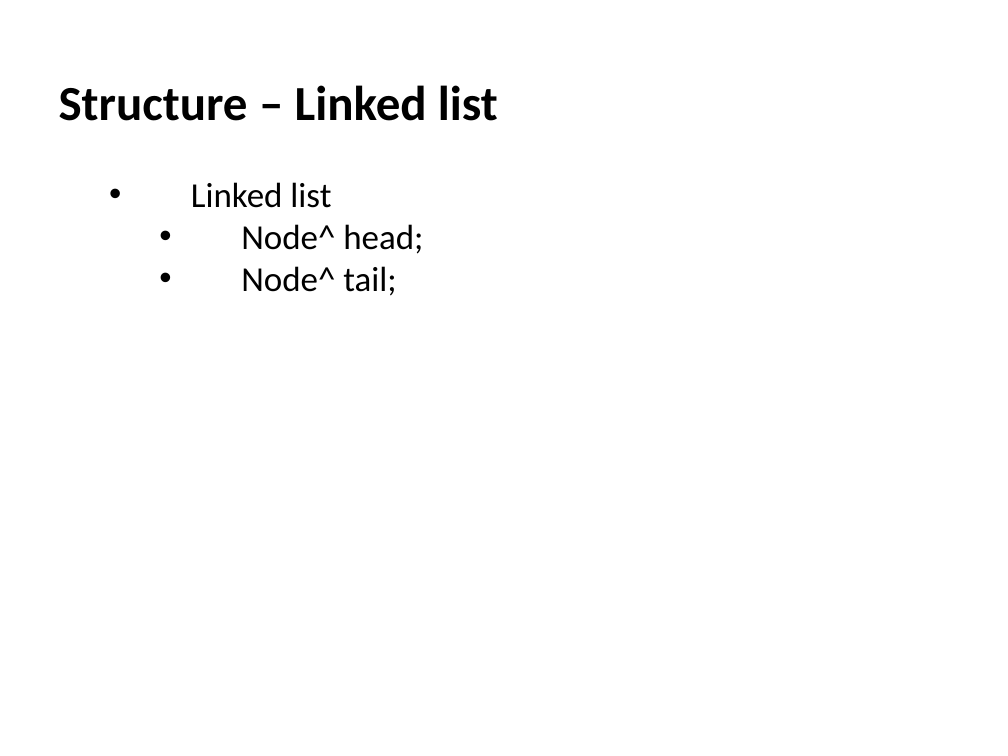
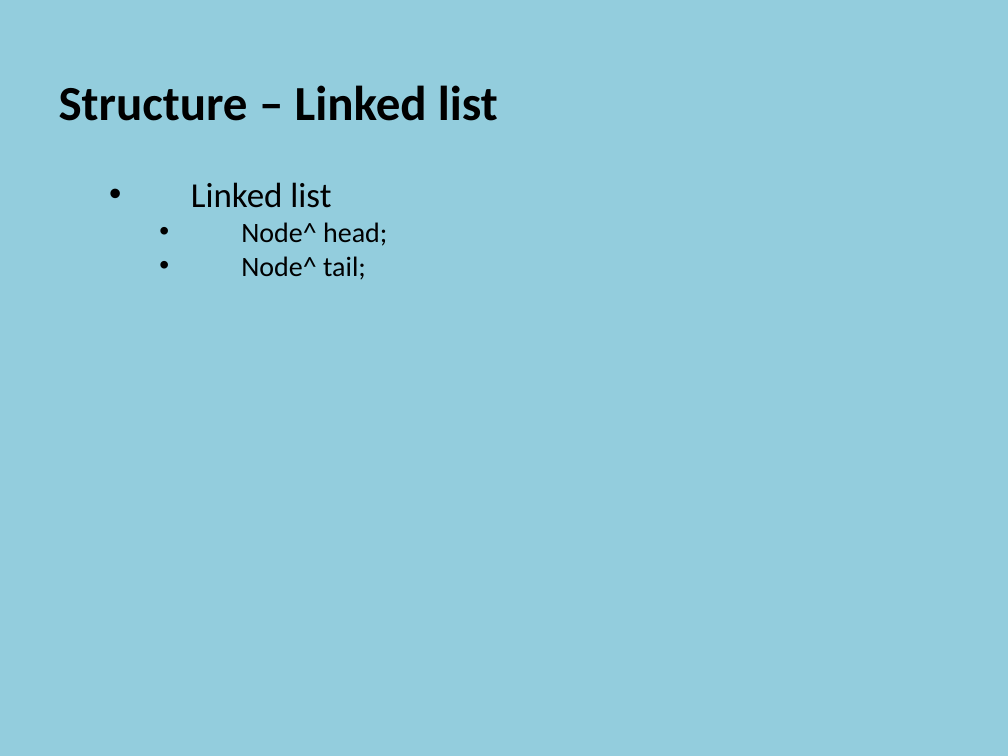
Before and after one commit to szetko/course-materials, a slide deck: slide 7 of Programming 4/03.1 Linked Lists/03.1 Linked Lists.pptx. Drawn at 1008x756 pixels with LibreOffice and Linux fonts; fonts in the diff are those of the drawing. Boxes give left, top, right and bottom in pixels: in the first picture for what was removed or moved away, otherwise in the second. Text is boxed around its words. In the diff, an @@ line names an element or a change of style, - is before the commit and + after.

```diff
--- a/Programming 4/03.1 Linked Lists/03.1 Linked Lists.pptx
+++ b/Programming 4/03.1 Linked Lists/03.1 Linked Lists.pptx
@@ background #FFFFFF to #93CDDD @@
@@ text at box(241, 222, 387, 280): size 25 to 20 pt in "Node^ head;", "Node^ tail;" @@
```
Also in this commit, not shown: 5 other slides changed, 26 slides added, 1 slide removed, 1 other file.
